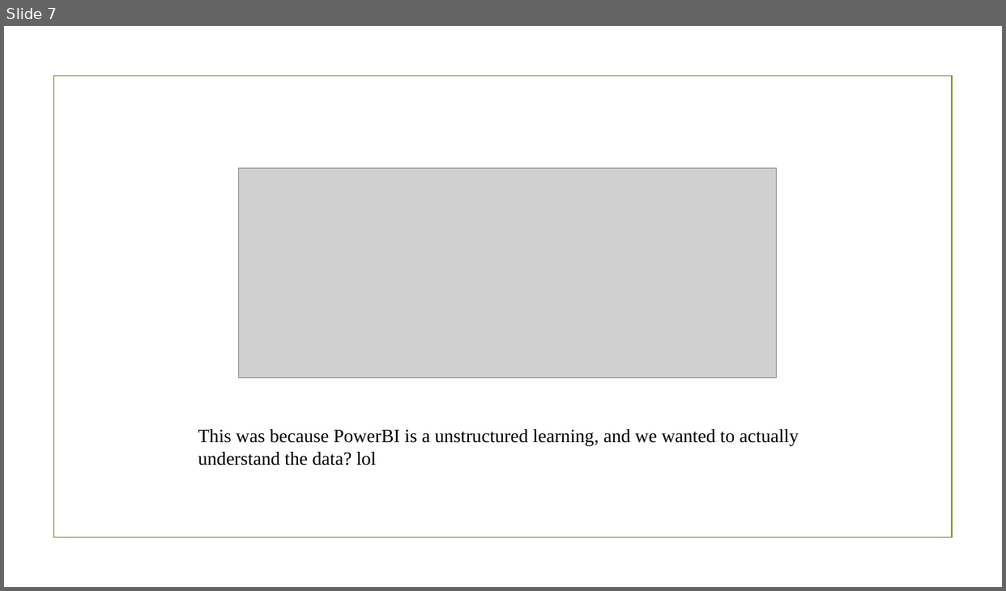
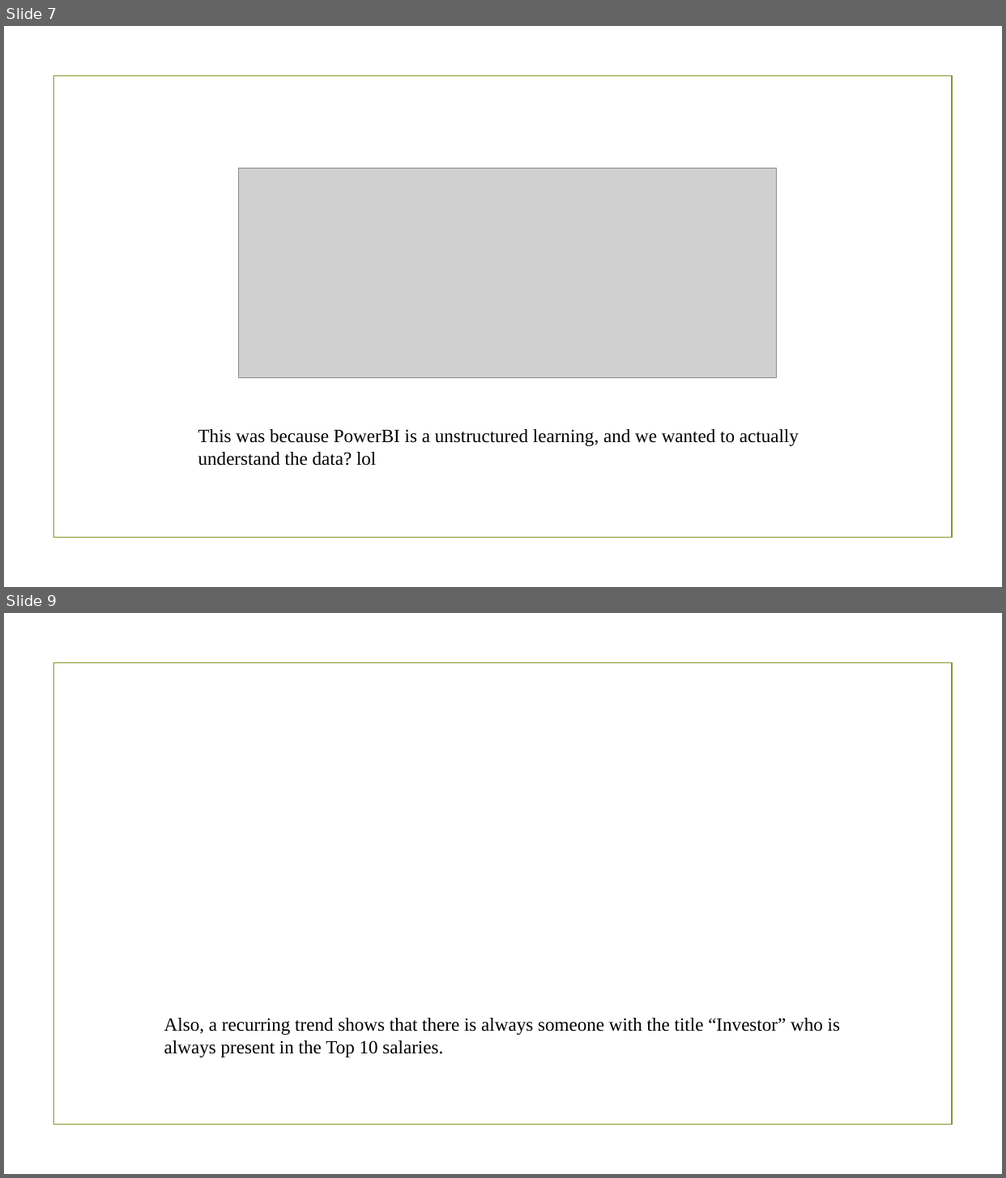
Before and after one commit to danlin604/vsocc, a slide deck: 4925 PROJECT FOLDER/COMP4925 , sub-project 1.pptx. Shown one above the other, each under a label of ours: slide 7 before the commit, slides 7 and 9 after it; the slides between them are not shown. The pictures are 1006x591 and 1006x1178 pixels, drawn with LibreOffice and Linux fonts; fonts in the diff are those of the drawing; grey boxes stand for pictures; background and template pictures are left out. Boxes give left, top, right and bottom in pixels: in the first picture for what was removed or moved away, otherwise in the second. Text is boxed around its words. In the diff, an @@ line names an element or a change of style, - is before the commit and + after.

```diff
--- a/4925 PROJECT FOLDER/COMP4925 , sub-project 1.pptx
+++ b/4925 PROJECT FOLDER/COMP4925 , sub-project 1.pptx
@@ slide 9 added at (x1=4, y1=613, x2=1002, y2=1174), background picture (left out); not listed: 1 template element that a slide beside it also shows @@
@@ text added at (x1=164, y1=1018, x2=840, y2=1058), 18 pt, text #000000 @@
+Also, a recurring trend shows that there is always someone with the title “Investor” who is always present in the Top 10 salaries.
```
Also in this commit, not shown: 1 slide changed, 1 slide removed.
